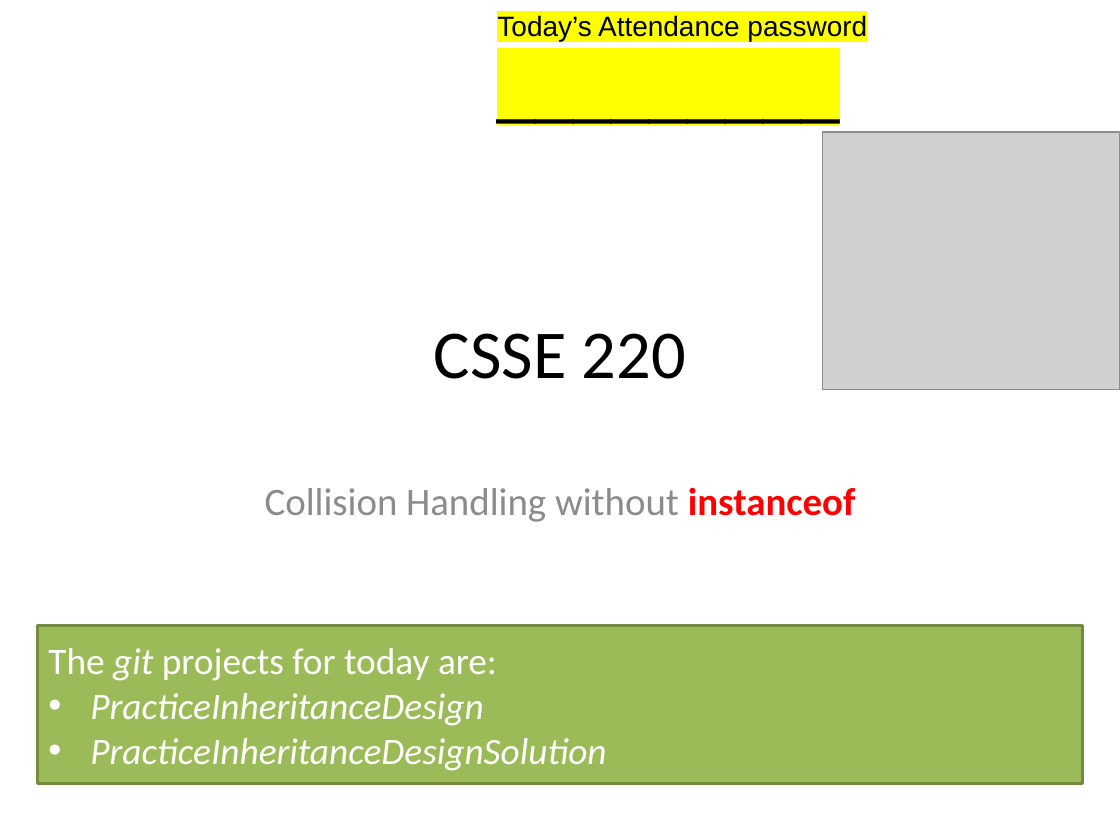
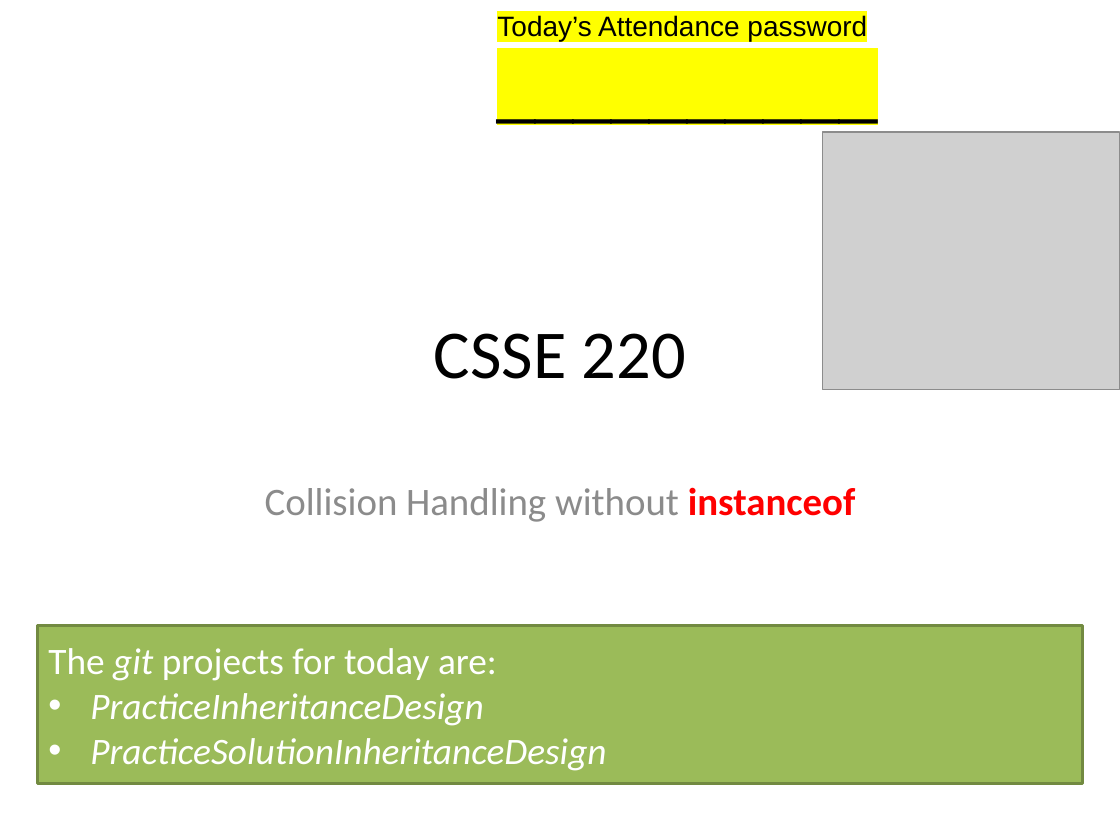
Before and after one commit to RHIT-CSSE/csse220, a slide deck: slide 1 of ClassMaterials/CollisionHandling/Slides/Part1-DesignInheritance.pptx. Drawn at 1120x840 pixels with LibreOffice and Linux fonts; fonts in the diff are those of the drawing; grey boxes stand for pictures. Boxes give left, top, right and bottom in pixels: in the first picture for what was removed or moved away, otherwise in the second. Text is boxed around its words. In the diff, an @@ line names an element or a change of style, - is before the commit and + after.

```diff
--- a/ClassMaterials/CollisionHandling/Slides/Part1-DesignInheritance.pptx
+++ b/ClassMaterials/CollisionHandling/Slides/Part1-DesignInheritance.pptx
@@ text at (497,15,867,41): text changed @@
-_________
+__________
@@ text in rectangle at (90,738,606,771): text changed @@
-• PracticeInheritanceDesignSolution
+• PracticeSolutionInheritanceDesign
```
Also in this commit, not shown: 4 other slides changed, 1 slide removed, 5 other files.
